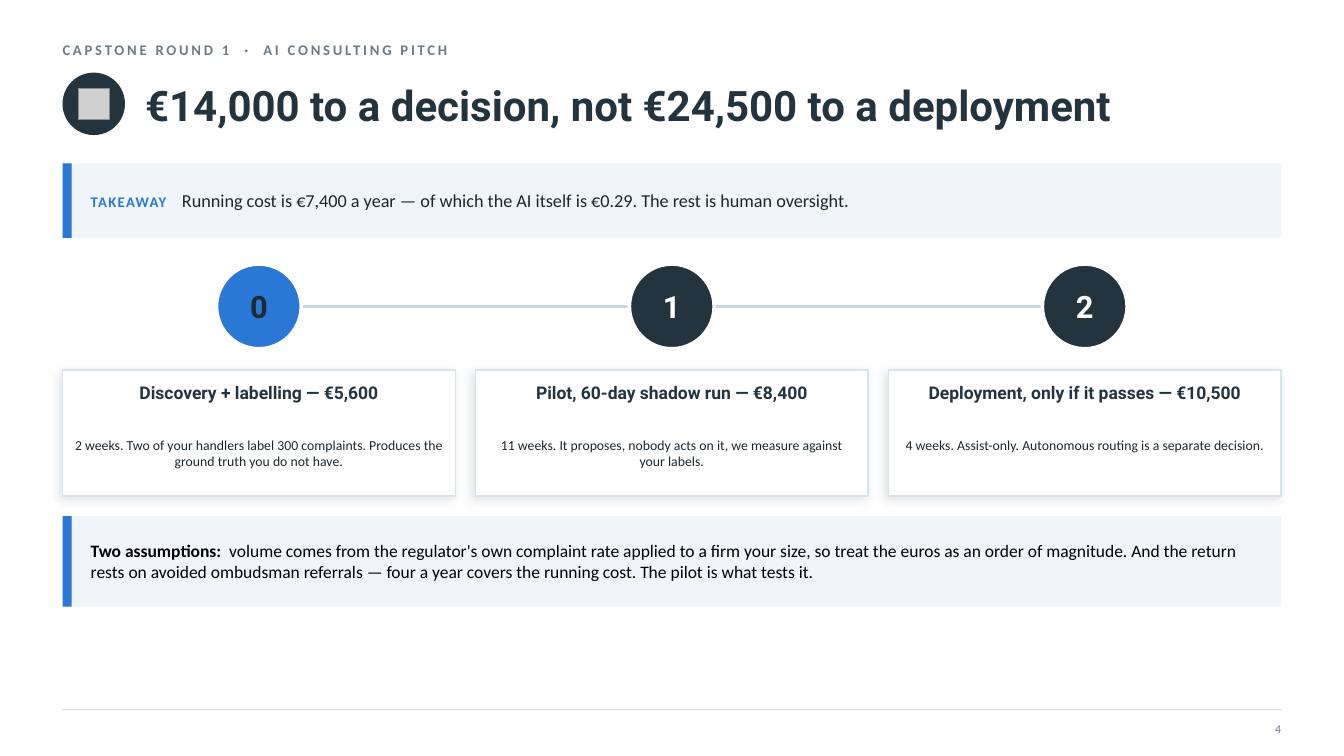
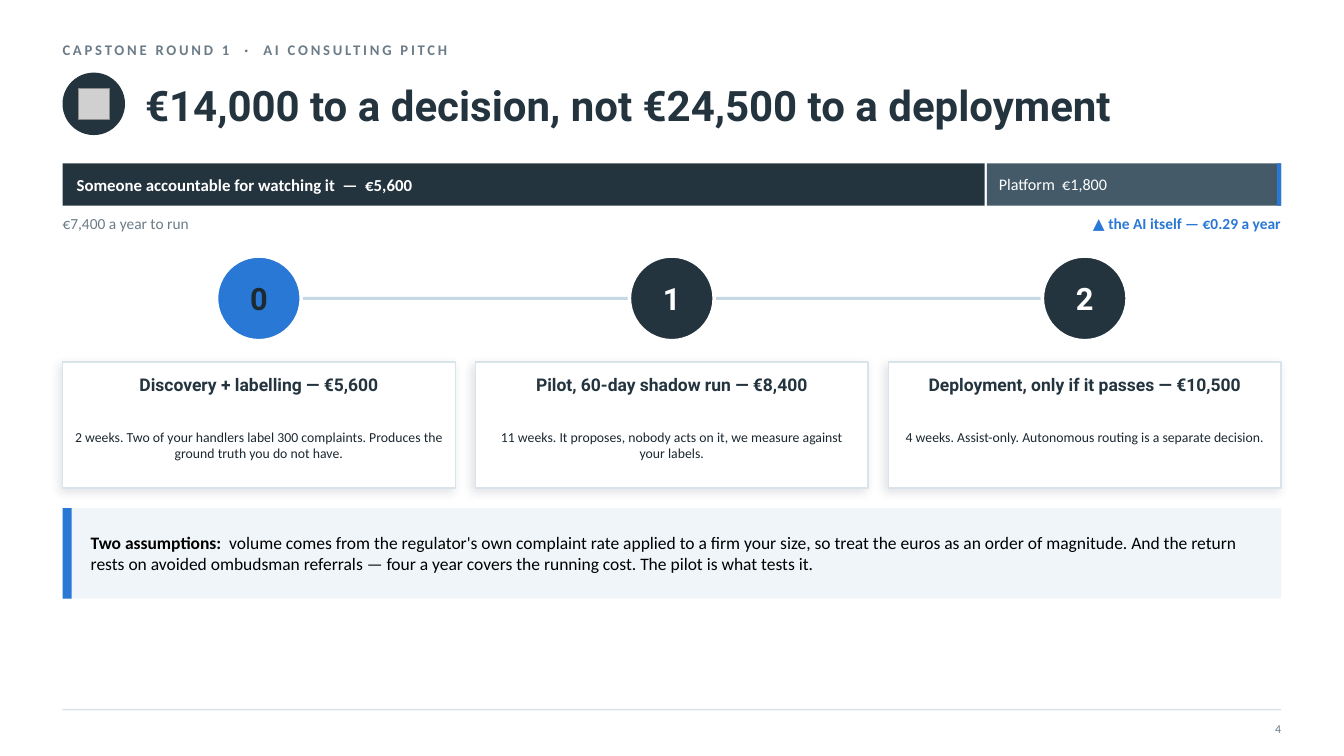
Before and after one commit to nyelugo/PROJECT-Capstone-AI-Consulting, a slide deck: slide 5 of presentation/round1_pitch.pptx. Drawn at 1344x756 pixels with LibreOffice and Linux fonts; fonts in the diff are those of the drawing; grey boxes stand for pictures. Boxes give left, top, right and bottom in pixels: in the first picture for what was removed or moved away, otherwise in the second. Text is boxed around its words. In the diff, an @@ line names an element or a change of style, - is before the commit and + after.

```diff
--- a/presentation/round1_pitch.pptx
+++ b/presentation/round1_pitch.pptx
@@ rectangle removed at (x1=63, y1=163, x2=1281, y2=238) @@
@@ rectangle removed at (x1=63, y1=163, x2=72, y2=238) @@
@@ rectangle added at (x1=63, y1=163, x2=985, y2=206), fill #24343F @@
@@ text added at (x1=77, y1=179, x2=412, y2=194), 12 pt, text #FFFFFF, bold @@
+Someone accountable for watching it — €5,600
@@ rectangle added at (x1=987, y1=163, x2=1281, y2=206), fill #445A69 @@
@@ text added at (x1=999, y1=179, x2=1107, y2=192), 11.5 pt, text #FFFFFF @@
+Platform €1,800
@@ rectangle added at (x1=1277, y1=163, x2=1281, y2=206), fill #2A78D6 @@
@@ text removed at (x1=91, y1=194, x2=848, y2=210) @@
-TAKEAWAY Running cost is €7,400 a year — of which the AI itself is €0.29. The rest is human oversight.
@@ text added at (x1=63, y1=219, x2=189, y2=232), 11 pt, text #6B7C88 @@
+€7,400 a year to run
@@ text added at (x1=1108, y1=218, x2=1281, y2=232), 11 pt, text #2A78D6, bold @@
+▲ the AI itself — €0.29 a year
@@ 10 texts, 5 rectangles, 3 ellipses, 1 line moved together from (x1=63, y1=264, x2=1281, y2=607) to (x1=63, y1=256, x2=1281, y2=599) @@
```
Also in this commit, not shown: 1 other slide changed, 2 other files.
